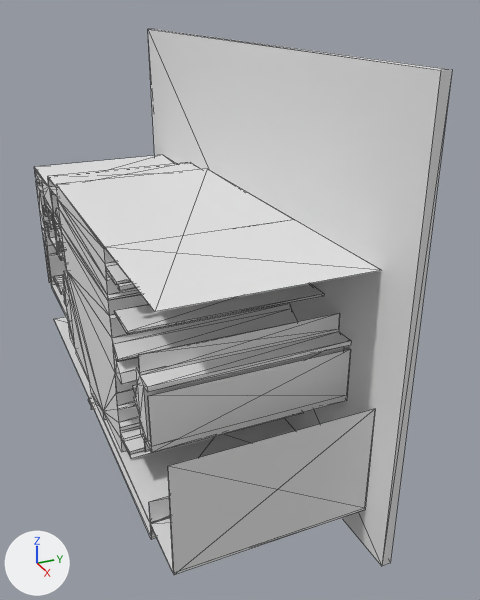
The glTF model version one/out_3d/48_29.glb as it was, and as the next commit left it.
Rendered twice from a 50 mm camera at (15.99, -5.02, 7.59) aimed at (6.01, -0.53, 2.6). Arrows for +X, +Y and +Z are at lower left; the lights stay in place. Mesh edges are drawn as thin lines. Where no turn or scale is listed for an object, it has been applied to the vertices. Vertices at the same position are counted once.

Objects in the first picture: 'geometry_0'.
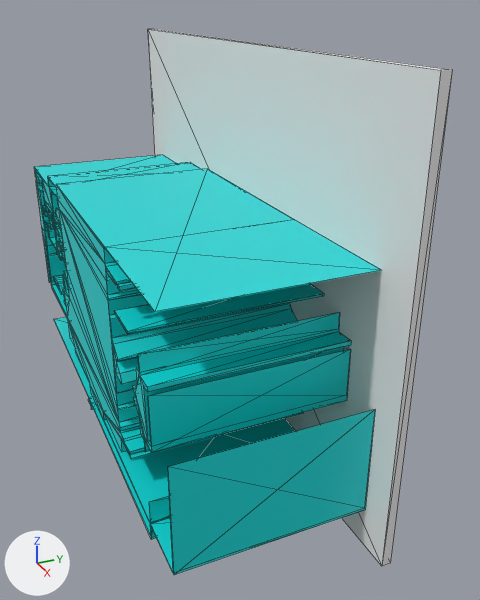
What differs and where, as boxes (x1, y1, x2, y2) in the pictures (480 x 600 px):
part 1 of me_geometry_0, recoloured (white to cyan): (34, 33, 404, 573) in both

Edits to the bpy script that builds the scene:
```text
Add mat_defaultmaterial:
    mat_defaultmaterial = bpy.data.materials.new('DefaultMaterial')
    mat_defaultmaterial.use_nodes = True; mat_defaultmaterial.node_tree.nodes.clear()
    _N = mat_defaultmaterial.node_tree.nodes; _L = mat_defaultmaterial.node_tree.links
    n0 = _N.new('ShaderNodeOutputMaterial'); n0.name = 'Material Output'
    n1 = _N.new('ShaderNodeBsdfPrincipled'); n1.name = 'Principled BSDF'
    n2 = _N.new('ShaderNodeVertexColor'); n2.name = 'Color Attribute'
    _L.new(n1.outputs[0], n0.inputs[0])  # 'BSDF' to 'Surface'
    _L.new(n2.outputs[0], n1.inputs[0])  # 'Color' to 'Base Color'
Change me_geometry_0:
    where me_geometry_0.from_pydata(...)  # 646 vertices, 1244 faces; spans x 0.0..10.23, y -3.15..0.0, z 0.0..6.89
    used by ob_geometry_0; location = (0.0, 0.0, 0.0)
    me_geometry_0 part 1: 894 faces spanning x 0.0..10.23, y -3.15..0.0, z 0.0..6.89 switch from no material to mat_defaultmaterial
```
